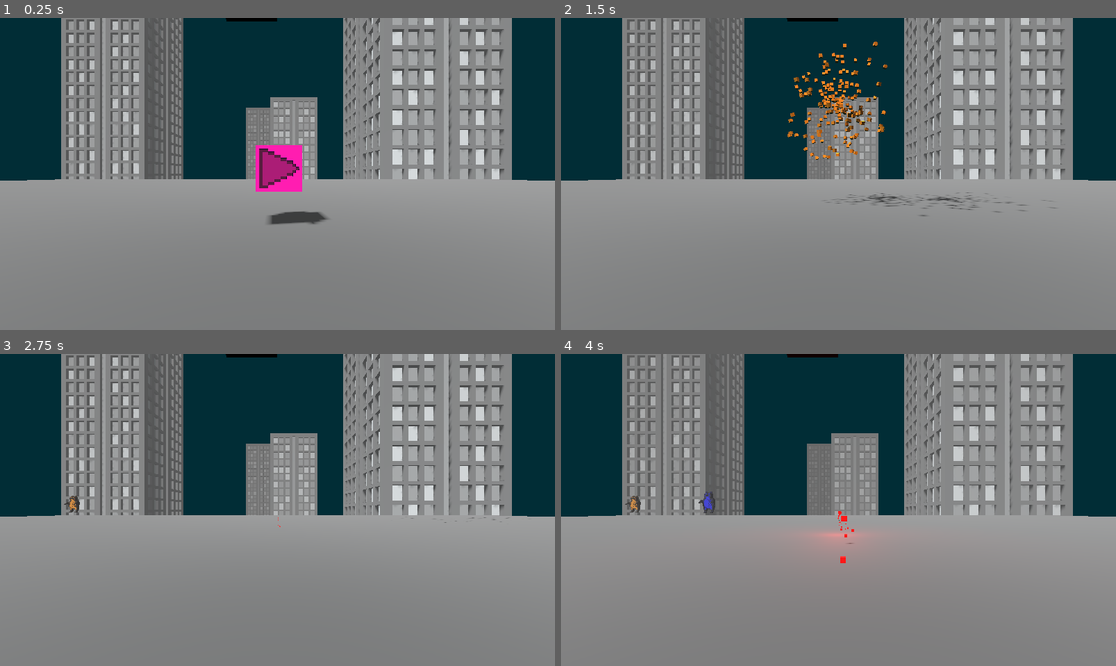
Above: before the commit, frames 1-4 (two rows, left to right).
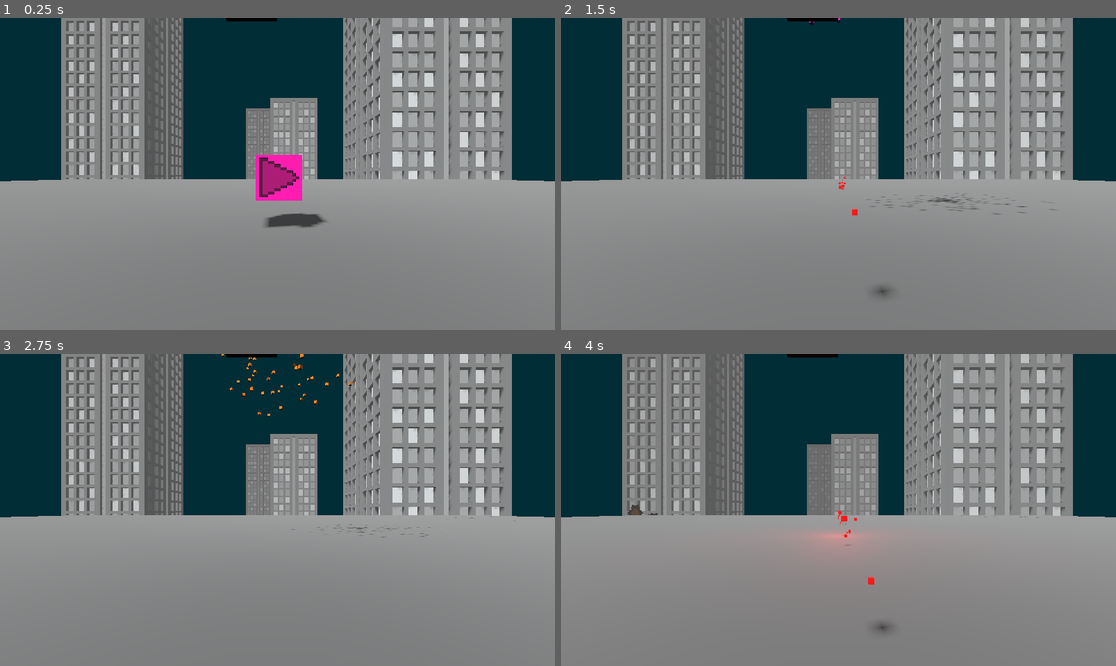
Above: after the commit, the same moments.

Repository: Majsek/Project_BC
Game: Godot game, scene res://scenes/world.tscn
Two runs of this game, one before a commit and one after it. Both use one fixed random seed, a clock stepped at 60 frames per second and the inputs below.
Inputs:
- Up to frame 1 (0.25 s): no input
- Up to frame 2 (1.5 s): tap Enter (ui_accept) at 0.5, 0.77 s; hold Up (ui_up) 0.53-1.28 s; hold Down (ui_down) from 1.28 s (still down)
- Up to frame 3 (2.75 s): tap Enter (ui_accept) at 1.52 s; release Down (ui_down) at 2.03 s; hold Up (ui_up) from 2.03 s (still down)
- Up to frame 4 (4 s): tap Enter (ui_accept) at 3.02, 3.77 s; release Up (ui_up) at 3.53 s; hold Down (ui_down) from 3.53 s (still down)

The runs differ from the first frame. In frame 1, 4.5% of the frame differs, in the area x 0-100%, y 0-68%; in frame 2, 4.7%, in the area x 0-100%, y 0-90%; in frame 3, 3.7%; in frame 4, 3.2%.

Commit message:
refactoring, +enemy spawn animation

Diff:
--- a/project.godot
+++ b/project.godot
@@ -42,4 +42,5 @@
 
 openxr/enabled=true
 openxr/default_action_map="res://text_resources/openxr_action_map.tres"
+openxr/startup_alert=false
 shaders/enabled=true
--- a/scenes/enemy.tscn
+++ b/scenes/enemy.tscn
@@ -12,17 +12,57 @@
 resource_local_to_scene = true
 albedo_texture = ExtResource("3_gytna")
 
+[sub_resource type="Animation" id="Animation_hu83i"]
+resource_name = "enemy_spawn"
+length = 4.0
+tracks/0/type = "value"
+tracks/0/imported = false
+tracks/0/enabled = true
+tracks/0/path = NodePath(".:position:y")
+tracks/0/interp = 2
+tracks/0/loop_wrap = true
+tracks/0/keys = {
+"times": PackedFloat32Array(0, 2.3, 3.1, 3.8, 4),
+"transitions": PackedFloat32Array(0.535887, 2.92817, 0.870551, 1.18921, 1),
+"update": 0,
+"values": [-8.0, -0.6, -0.6, 0.2, 0.0]
+}
+tracks/1/type = "value"
+tracks/1/imported = false
+tracks/1/enabled = true
+tracks/1/path = NodePath(".:follow_player_")
+tracks/1/interp = 1
+tracks/1/loop_wrap = true
+tracks/1/keys = {
+"times": PackedFloat32Array(0, 4),
+"transitions": PackedFloat32Array(1, 1),
+"update": 1,
+"values": [false, true]
+}
+
+[sub_resource type="AnimationLibrary" id="AnimationLibrary_xs3a3"]
+_data = {
+"enemy_spawn": SubResource("Animation_hu83i")
+}
+
 [node name="enemy" type="CharacterBody3D"]
-transform = Transform3D(0.295, 0, 0, 0, 0.295, 0, 0, 0, 0.295, 0, -0.75, 0)
+transform = Transform3D(0.295, 0, 0, 0, 0.295, 0, 0, 0, 0.295, 0, 0, 0)
 collision_layer = 2
 collision_mask = 3
 script = ExtResource("1_h4n54")
+follow_player_ = true
 
 [node name="CollisionShape3D" type="CollisionShape3D" parent="."]
-transform = Transform3D(1, 0, 0, 0, 1, 0, 0, 0, 1, 0, 1.2, 0)
+transform = Transform3D(1, 0, 0, 0, 1, 0, 0, 0, 1, 0, 1.72868, 0)
 shape = SubResource("CapsuleShape3D_nu88l")
 
 [node name="MeshInstance3D" type="MeshInstance3D" parent="."]
-transform = Transform3D(-4.37114e-08, 0, -1, 0, 1, 0, 1, 0, -4.37114e-08, -1.1, -2.5, -1)
+transform = Transform3D(-4.37114e-08, 0, -1, 0, 1, 0, 1, 0, -4.37114e-08, -1.1, -2.01031, -1)
 mesh = ExtResource("2_806bi")
 surface_material_override/0 = SubResource("StandardMaterial3D_phhk3")
+
+[node name="AnimationPlayer" type="AnimationPlayer" parent="."]
+unique_name_in_owner = true
+libraries = {
+"": SubResource("AnimationLibrary_xs3a3")
+}
--- a/scenes/world.tscn
+++ b/scenes/world.tscn
@@ -15,7 +15,7 @@
 material = SubResource("StandardMaterial3D_cd5c2")
 
 [sub_resource type="BoxShape3D" id="BoxShape3D_me078"]
-size = Vector3(1, 0.500783, 1)
+size = Vector3(1, 0.0770517, 1)
 
 [sub_resource type="Environment" id="Environment_aqajr"]
 reflected_light_source = 2
@@ -70,17 +70,20 @@
 script = ExtResource("1_q1cpw")
 
 [node name="floor" type="StaticBody3D" parent="."]
-transform = Transform3D(20, 0, 0, 0, 20, 0, 0, 0, 20, -0.0346622, -0.5, 0.00809669)
+transform = Transform3D(20, 0, 0, 0, 20, 0, 0, 0, 20, 0, 0, 0)
+collision_layer = 0
+collision_mask = 0
 
 [node name="MeshInstance3D" type="MeshInstance3D" parent="floor"]
 mesh = SubResource("PlaneMesh_klbkj")
 
 [node name="CollisionShape3D" type="CollisionShape3D" parent="floor"]
-transform = Transform3D(2, 0, 0, 0, 2, 0, 0, 0, 2, 0, -0.5, 0)
+transform = Transform3D(2, 0, 0, 0, 2, 0, 0, 0, 2, 0, -0.0762686, 0)
 shape = SubResource("BoxShape3D_me078")
 
 [node name="player" parent="." instance=ExtResource("2_q6nst")]
 unique_name_in_owner = true
+transform = Transform3D(1, 0, 0, 0, 1, 0, 0, 0, 1, 0, 0.522066, 0)
 
 [node name="DirectionalLight3D" type="DirectionalLight3D" parent="."]
 transform = Transform3D(0.206396, 0.871552, -0.444745, -0.325722, 0.489807, 0.808699, 0.922662, -0.0220493, 0.384978, -4.77542, 6.91891, 9.15886)
@@ -89,7 +92,7 @@
 
 [node name="enemy" parent="." instance=ExtResource("3_fpd47")]
 unique_name_in_owner = true
-transform = Transform3D(0.295, 0, 0, 0, 0.295, 0, 0, 0, 0.295, 0, -0.35, -3.8006)
+transform = Transform3D(0.295, 0, 0, 0, 0.295, 0, 0, 0, 0.295, 0, -0.5, -3.8)
 visible = false
 
 [node name="DirectionalLight3D2" type="DirectionalLight3D" parent="."]
@@ -111,7 +114,7 @@
 }
 
 [node name="start_cube" type="CharacterBody3D" parent="."]
-transform = Transform3D(0.295, 0, 0, 0, 0.295, 0, 0, 0, 0.295, 0, 0.0680073, -2.15442)
+transform = Transform3D(0.295, 0, 0, 0, 0.295, 0, 0, 0, 0.295, 0, 0.5, -2.154)
 collision_layer = 2
 motion_mode = 1
 script = ExtResource("5_iybog")
--- a/scripts/enemy.gd
+++ b/scripts/enemy.gd
@@ -32,7 +32,7 @@
 	self.scale *= lives_/80.0
 #	$MeshInstance3D.get_mesh().get_material().set_albedo(color_)
 #	$MeshInstance3D.get_surface_override_material(0).set_albedo(color_)
-
+	#await get_tree().create_timer(1).timeout
 	spawnAnim()
 
 
@@ -40,11 +40,17 @@
 	# Add the gravity.
 #	if not is_on_floor():
 #		velocity.y -= gravity * delta
-#
-	if follow_player_ == true:
-		followPlayer()
+	followPlayer()
 
 func spawnAnim():
+	follow_player_ = true
+	#var animation = %AnimationPlayer.get_animation("enemy_spawn")
+	#var track_index1 = animation.add_track(Animation.TYPE_POSITION_3D)
+	#animation.track_set_path(track_index1, $".")
+	#animation.track_insert_key(0, 0.0, -1.0)
+	#animation.track_insert_key(0, 0.6, 0.2)
+	#animation.track_insert_key(0, 0.8, 0.0)
+	%AnimationPlayer.play("enemy_spawn")
 	pass
 
 func followPlayer() -> void:
@@ -54,6 +60,8 @@
 		angle = 360 - angle
 	self.set_rotation_degrees(Vector3(0,angle+90,0))
 
+	if !follow_player_:
+		return
 #	print(follow_direction)
 	follow_direction.y = 0
 	set_velocity(follow_direction * lives_/initial_lives_)
@@ -72,6 +80,7 @@
 	if (delta_color1 < 0.2) or (delta_color2  < 0.2):
 		dmg = 200
 		#print("perfect")
+		player_.lives_ += 1
 	elif (delta_color1 < 0.10) or (delta_color2  < 0.10):
 		dmg = 150
 	elif (delta_color1 < 0.30) or (delta_color2  < 0.30):
@@ -100,5 +109,4 @@
 	else:
 		main_.enemies_killed_ += 1
 		main_.dmg_done_ += dmg
-		%player.lives_ += 1
 	self.queue_free()
--- a/scripts/player.gd
+++ b/scripts/player.gd
@@ -10,6 +10,9 @@
 		if lives_ > 3:
 			lives_ = 3
 		if lives_ <= 0:
+			right_hand_.visible = false
+			left_hand_.visible = false
+
 			print(%WorldEnvironment.environment.fog_density)
 #NOTE: ono to asi neumí bejt interpolovaný a animovaný vůbec, jen po kouscích si to můžu vlastně jakoby animovat sám, musím to nějak vyladit, jestli vůbec chci mít emission, nebo nn
 			var animation = %AnimationPlayer.get_animation("volumetric_fog_density")
@@ -59,49 +62,12 @@
 			animation.track_insert_key(0, 4.0, 0.42)
 
 			%AnimationPlayer.play("volumetric_fog_density")
-			right_hand_.visible = false
-			left_hand_.visible = false
 
-			await get_tree().create_timer(0.1).timeout
-			print(%WorldEnvironment.environment.fog_density)
-			await get_tree().create_timer(0.1).timeout
-			print(%WorldEnvironment.environment.fog_density)
-			await get_tree().create_timer(0.1).timeout
-			print(%WorldEnvironment.environment.fog_density)
-			await get_tree().create_timer(0.1).timeout
-			print(%WorldEnvironment.environment.fog_density)
-			await get_tree().create_timer(0.1).timeout
-			print(%WorldEnvironment.environment.fog_density)
-			await get_tree().create_timer(0.1).timeout
-			print(%WorldEnvironment.environment.fog_density)
-			await get_tree().create_timer(0.1).timeout
-			print(%WorldEnvironment.environment.fog_density)
-			await get_tree().create_timer(0.1).timeout
-			print(%WorldEnvironment.environment.fog_density)
-			await get_tree().create_timer(0.1).timeout
-			print(%WorldEnvironment.environment.fog_density)
-			await get_tree().create_timer(0.1).timeout
-			print(%WorldEnvironment.environment.fog_density)
-			await get_tree().create_timer(0.1).timeout
-			print(%WorldEnvironment.environment.fog_density)
-			await get_tree().create_timer(0.1).timeout
-			print(%WorldEnvironment.environment.fog_density)
-			await get_tree().create_timer(0.1).timeout
-			print(%WorldEnvironment.environment.fog_density)
-			await get_tree().create_timer(0.1).timeout
-			print(%WorldEnvironment.environment.fog_density)
-			await get_tree().create_timer(0.1).timeout
-			print(%WorldEnvironment.environment.fog_density)
-			await get_tree().create_timer(0.1).timeout
-			print(%WorldEnvironment.environment.fog_density)
-			await get_tree().create_timer(0.1).timeout
-			print(%WorldEnvironment.environment.fog_density)
-			await get_tree().create_timer(0.1).timeout
 			%WorldEnvironment.environment.fog_density = 0.2
-			print(%WorldEnvironment.environment.fog_density)
+			#print(%WorldEnvironment.environment.fog_density)
 
 			#%WorldEnvironment.environment.volumetric_fog_density = 0.025 - float(lives_) * 0.005
-			await get_tree().create_timer(4).timeout
+			#await get_tree().create_timer(4).timeout
 			main_.end_game()
 		else:
 			#%WorldEnvironment.environment.fog_density = 0.07 - float(lives_) * 0.02
--- a/scripts/world.gd
+++ b/scripts/world.gd
@@ -1,6 +1,8 @@
 extends Node3D
 
 @onready var player_
+
+var enemies_ : Array
 
 #SCORE
 var enemies_killed_ : int = 0
@@ -9,7 +11,7 @@
 #ALLOWED SPAWN EDGES
 var edge_1_allowed_ = true
 var edge_2_allowed_ = false
-var edge_3_allowed_ = true
+var edge_3_allowed_ = false
 var edge_4_allowed_ = false
 
 var interface_ : XRInterface
@@ -18,16 +20,24 @@
 
 func start_game() -> void:
 	running_ = true
-	%enemy.follow_player_ = true
-	%enemy.visible = true
+	#%enemy.follow_player_ = true
+	#%enemy.visible = true
 	await get_tree().create_timer(1).timeout
 	spawnEnemy()
 
 func end_game() -> void:
+#end screen info
 	print("Enemies killed:")
 	print(enemies_killed_)
 	print("Damage done:")
 	print(dmg_done_)
+
+	running_ = false
+	for e in enemies_:
+		if e != null:
+			e.follow_player_ = false
+
+	await get_tree().create_timer(4).timeout
 
 	get_tree().reload_current_scene()
 
@@ -42,7 +52,7 @@
 		return
 	var enemy = enemy_.instantiate()
 	while true:
-		var enemy_position = Vector3(randf_range(-20,20), -0.35,randf_range(-20,20))
+		var enemy_position
 
 		var random_on_edge = randf_range(0,0.25)
 		var progress
@@ -65,11 +75,13 @@
 		if progress != null:
 			%PathFollow3D.progress_ratio = progress
 			enemy.position = %PathFollow3D.position
+			enemy.position.y = -4.0
 			break
 
 		#if enemy_position.distance_to(player_.position) > 5:
 			#enemy.position = enemy_position
 			#break
+	enemies_.append(enemy)
 	add_child(enemy)
 	await get_tree().create_timer(1).timeout
 	spawnEnemy()
Not shown: 1 places in scenes/enemy.tscn that only renumber resources
